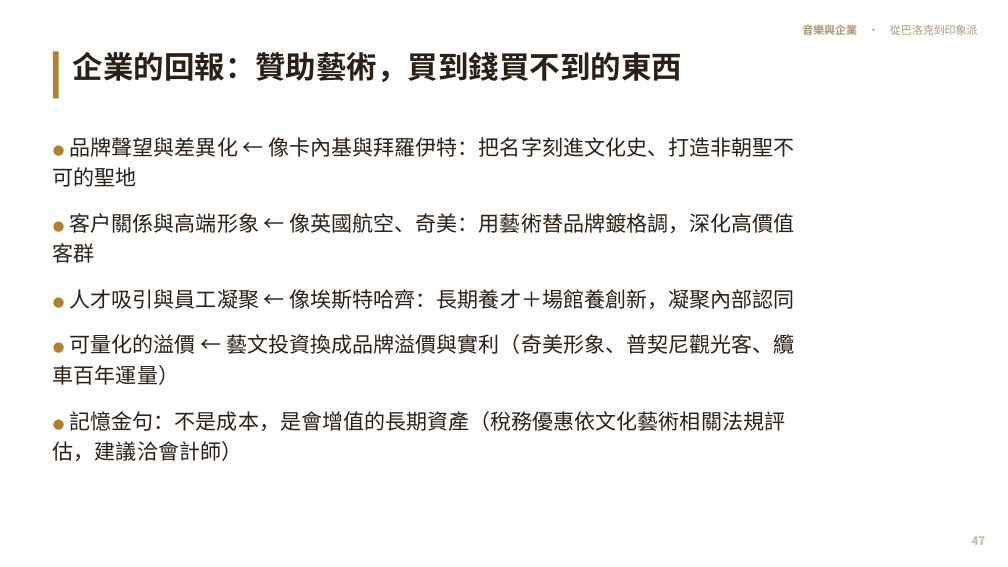
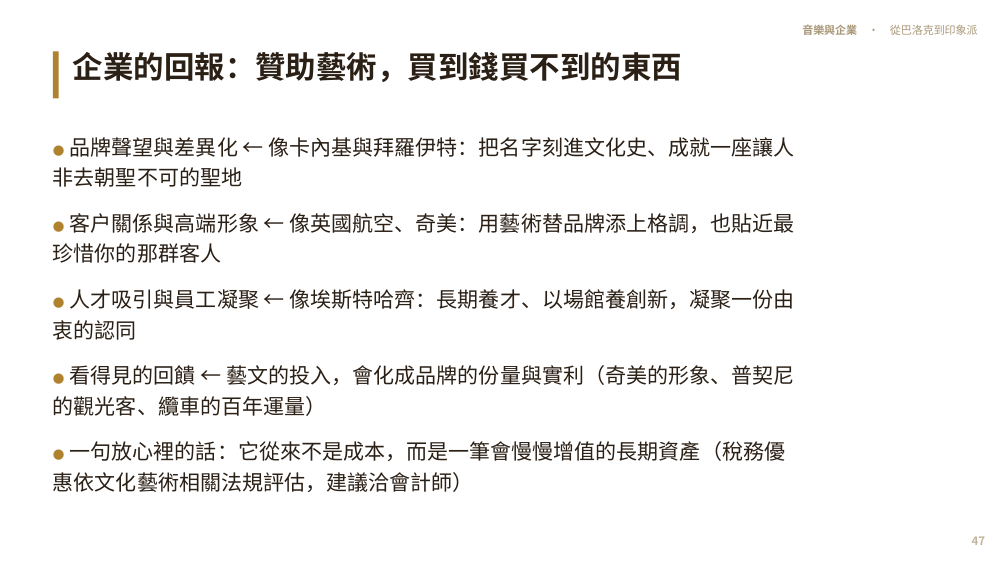
Before and after one commit to kblab2024/music-business-lecture, a slide deck: slide 47 of docs/downloads/音樂與企業-投影片.pptx. Drawn at 1008x567 pixels with LibreOffice and Linux fonts; fonts in the diff are those of the drawing. Boxes give left, top, right and bottom in pixels: in the first picture for what was removed or moved away, otherwise in the second. Text is boxed around its words. In the diff, an @@ line names an element or a change of style, - is before the commit and + after.

```diff
--- a/docs/downloads/音樂與企業-投影片.pptx
+++ b/docs/downloads/音樂與企業-投影片.pptx
@@ text at [53, 137, 795, 492]: text changed @@
-● 品牌聲望與差異化 ← 像卡內基與拜羅伊特：把名字刻進文化史、打造非朝聖不可的聖地
-● 客戶關係與高端形象 ← 像英國航空、奇美：用藝術替品牌鍍格調，深化高價值客群
-● 人才吸引與員工凝聚 ← 像埃斯特哈齊：長期養才＋場館養創新，凝聚內部認同
-● 可量化的溢價 ← 藝文投資換成品牌溢價與實利（奇美形象、普契尼觀光客、纜車百年運量）
-● 記憶金句：不是成本，是會增值的長期資產（稅務優惠依文化藝術相關法規評估，建議洽會計師）
+● 品牌聲望與差異化 ← 像卡內基與拜羅伊特：把名字刻進文化史、成就一座讓人非去朝聖不可的聖地
+● 客戶關係與高端形象 ← 像英國航空、奇美：用藝術替品牌添上格調，也貼近最珍惜你的那群客人
+● 人才吸引與員工凝聚 ← 像埃斯特哈齊：長期養才、以場館養創新，凝聚一份由衷的認同
+● 看得見的回饋 ← 藝文的投入，會化成品牌的份量與實利（奇美的形象、普契尼的觀光客、纜車的百年運量）
+● 一句放心裡的話：它從來不是成本，而是一筆會慢慢增值的長期資產（稅務優惠依文化藝術相關法規評估，建議洽會計師）
```
Also in this commit, not shown: 54 other slides changed, 7 other files.
